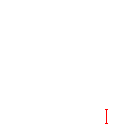
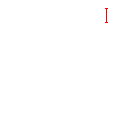
Two versions of the same layered image (128×128). Layer-by-layer changes:
painted on "Layer 9" over [105, 8, 108, 124]
